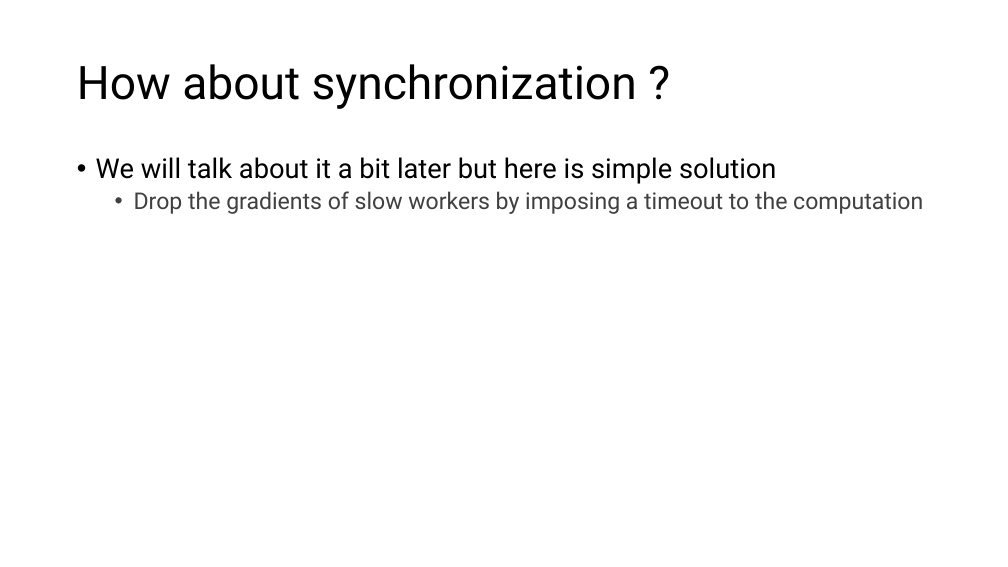
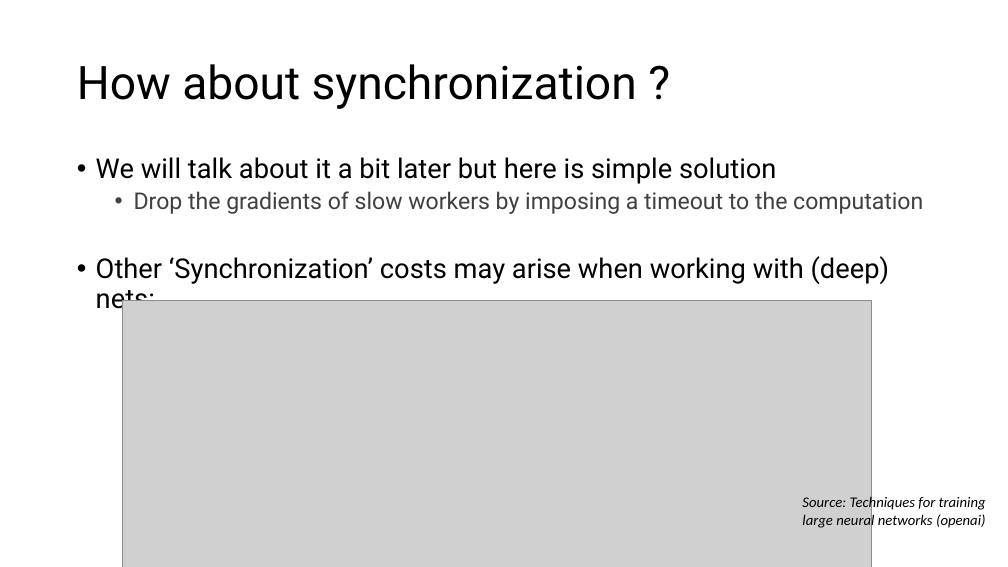
Before and after one commit to criteo-research/master-iasd, a slide deck: slide 30 of module3/session3/class2-part1-logistic-regression.pptx (slide 29 before the commit). Drawn at 1008x567 pixels with LibreOffice and Linux fonts; fonts in the diff are those of the drawing; grey boxes stand for pictures. Boxes give left, top, right and bottom in pixels: in the first picture for what was removed or moved away, otherwise in the second. Text is boxed around its words. In the diff, an @@ line names an element or a change of style, - is before the commit and + after.

```diff
--- a/module3/session3/class2-part1-logistic-regression.pptx
+++ b/module3/session3/class2-part1-logistic-regression.pptx
@@ text at (96, 256, 889, 314): paragraph added @@
+• Other ‘Synchronization’ costs may arise when working with (deep) nets:
@@ picture added at (123, 301, 872, 567) @@
@@ text added at (802, 495, 986, 529), 14 pt, text #000000, italic @@
+Source: Techniques for training
+large neural networks (openai)
```
Also in this commit, not shown: 1 other slide changed, 1 slide added, 15 other files.
